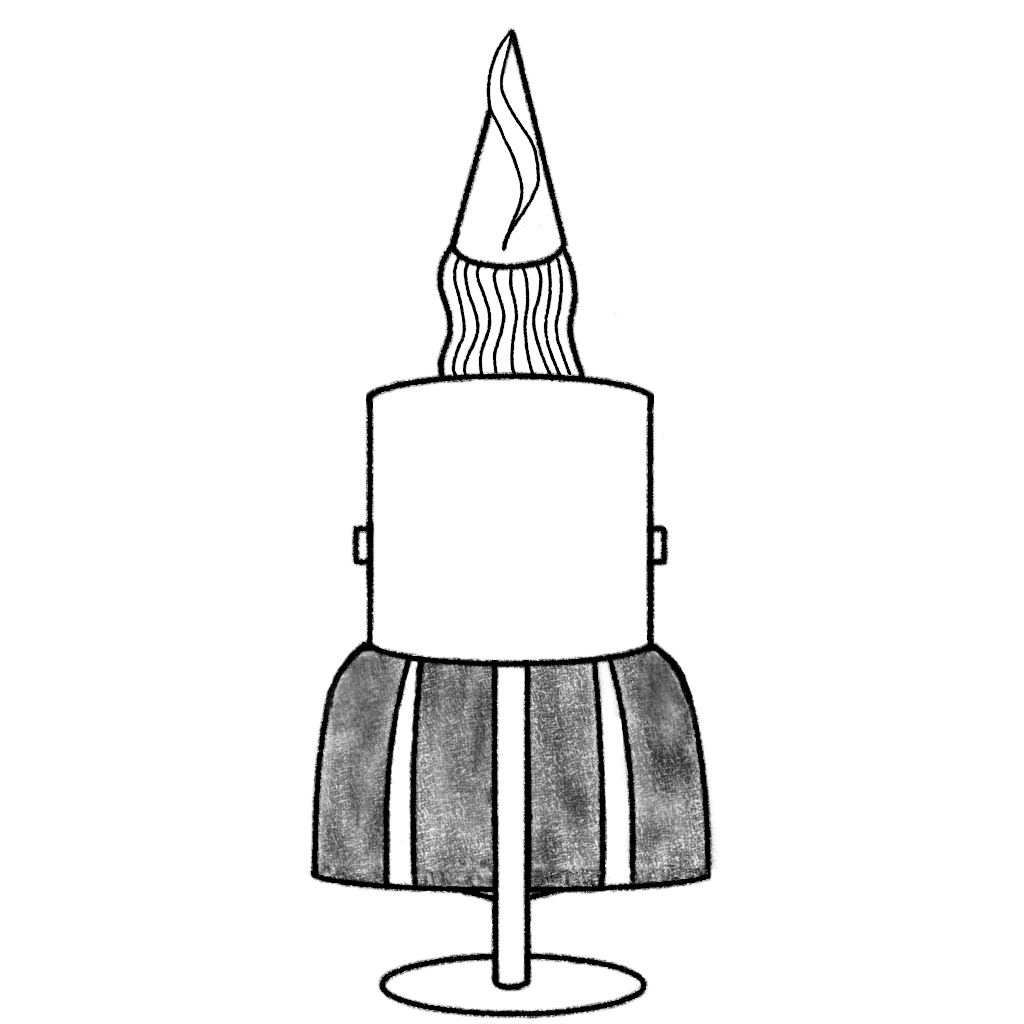
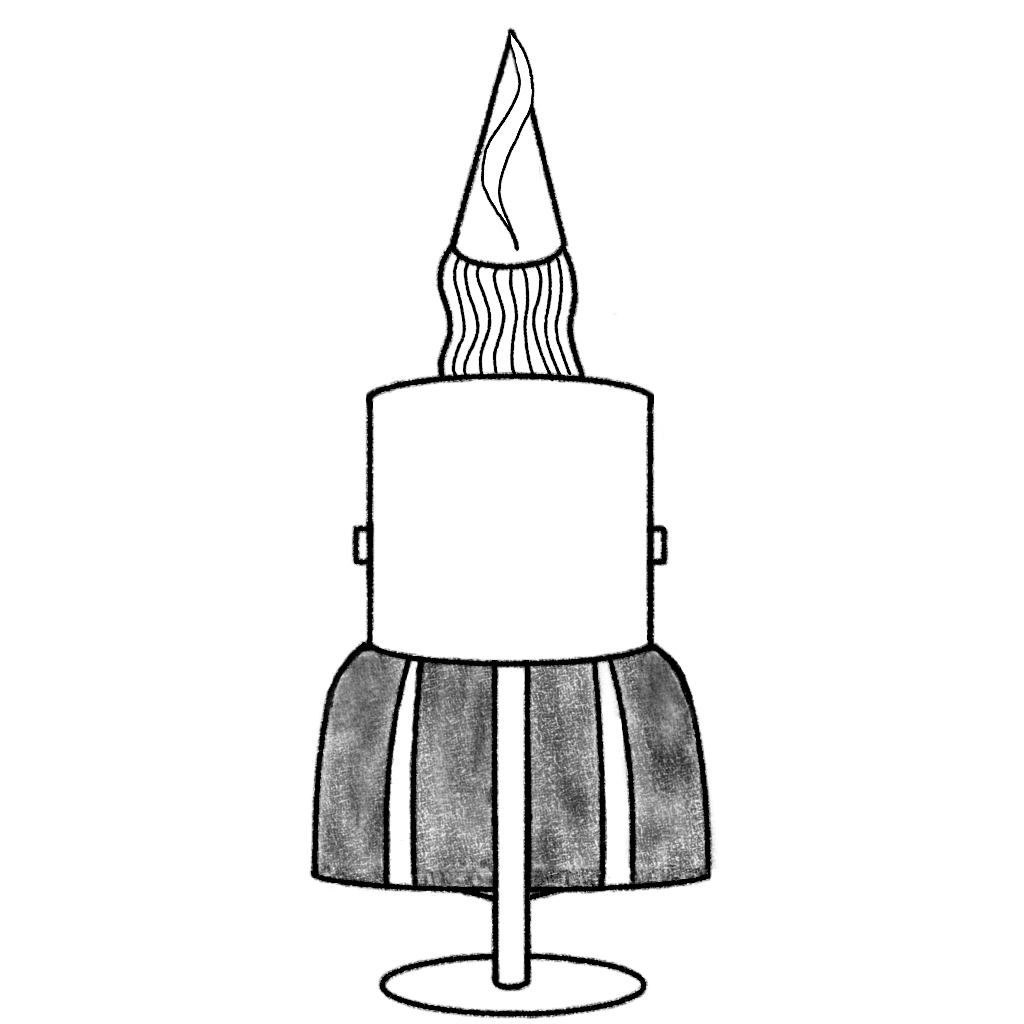
Two versions of the same layered image (1024x1024). Layer-by-layer changes:
added layer "Seated F1" above "Paint Layer 1" over (476, 27, 544, 252)
added layer "Paint Layer 1" above "Scalp Layer" over (476, 27, 544, 252)
hid "Hat Layer", painted on it over (476, 27, 544, 252)
hid "Hair Layer", painted on it over (476, 27, 544, 252)
hid "Dress Layer", painted on it over (476, 27, 544, 252)
hid "Chair Layer", painted on it over (476, 128, 544, 252)